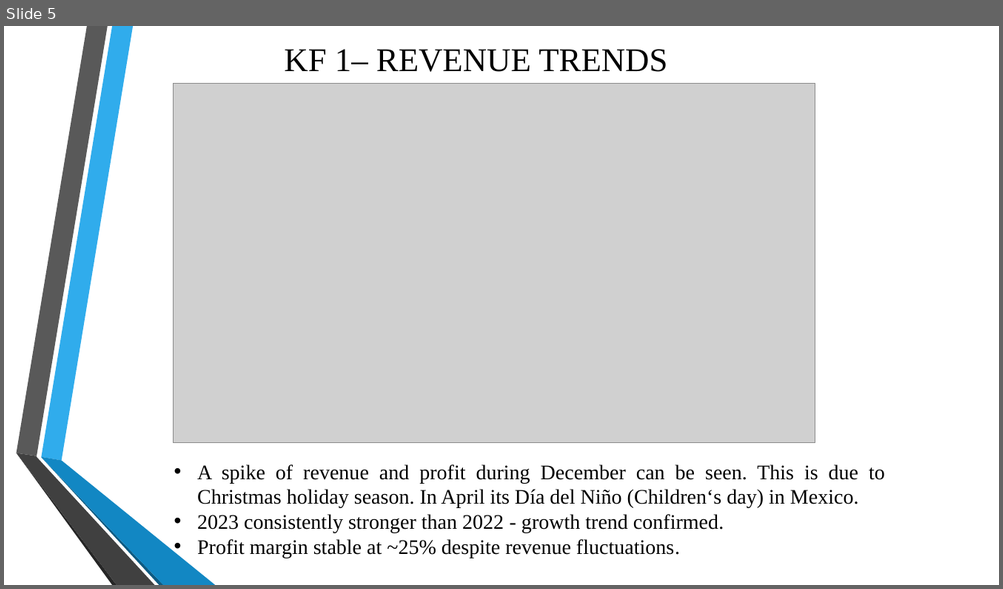
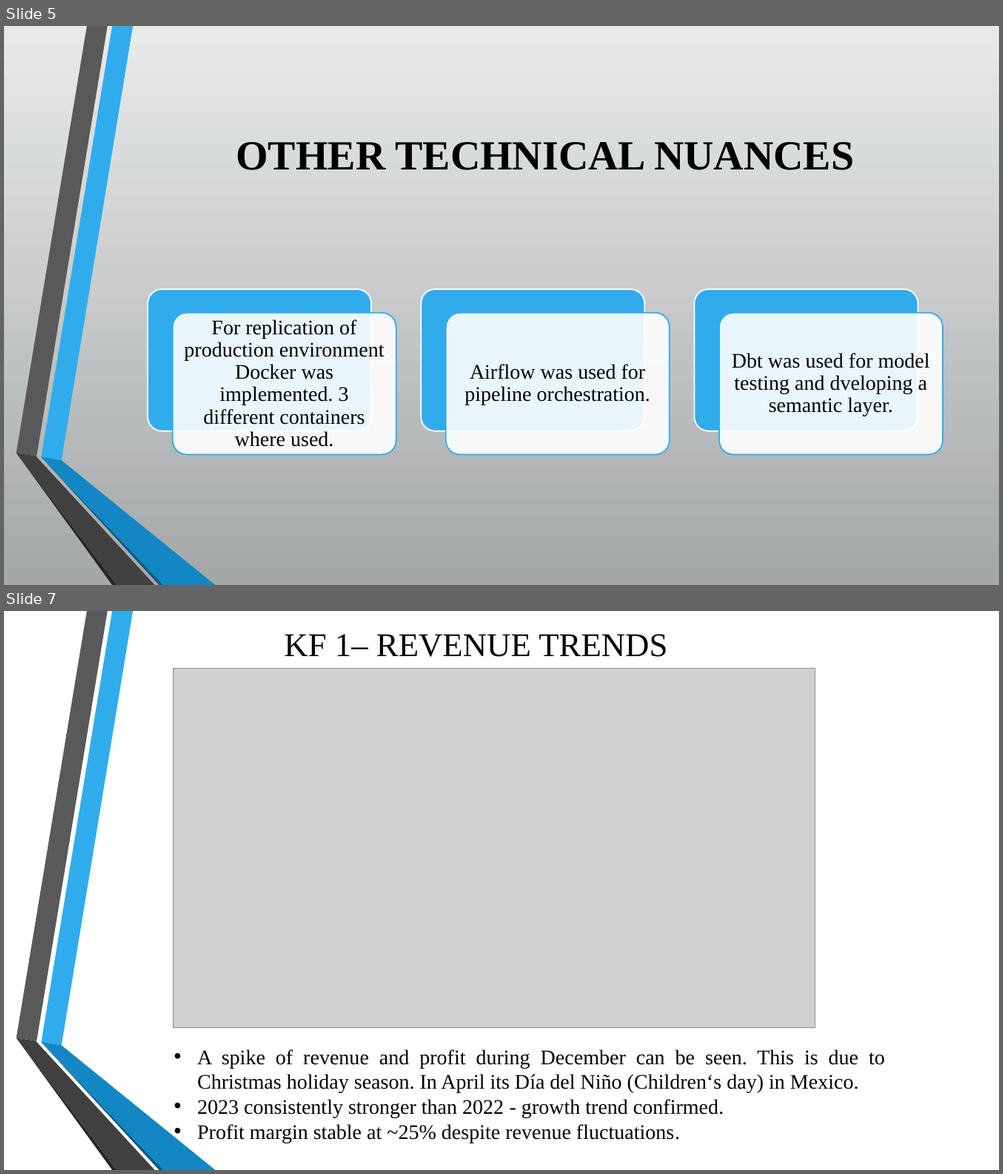
Before and after one commit to BenatrixB/data-portfolio-projects, a slide deck: deliverables/Maven_toys_report.pptx. Shown one above the other, each under a label of ours: slide 5 before the commit, slides 5 and 7 after it; the slides between them are not shown. The pictures are 1003x589 and 1003x1174 pixels, drawn with LibreOffice and Linux fonts; fonts in the diff are those of the drawing; grey boxes stand for pictures; background and template pictures are left out. Boxes give left, top, right and bottom in pixels: in the first picture for what was removed or moved away, otherwise in the second. Text is boxed around its words. In the diff, an @@ line names an element or a change of style, - is before the commit and + after.

```diff
--- a/deliverables/Maven_toys_report.pptx
+++ b/deliverables/Maven_toys_report.pptx
@@ slide 5 added at box(4, 26, 999, 585), background gradient #E9EAEB to #A5A8A9; not listed: 6 template elements that a slide beside it also shows @@
@@ title added at box(236, 142, 854, 170), 40 pt, text #000000, bold @@
+OTHER TECHNICAL NUANCES
@@ group added at box(148, 289, 942, 455): 6 rounded rectangles, 3 texts @@
+For replication of production environment Docker was implemented. 3 different containers where used.
+Airflow was used for pipeline orchestration.
+Dbt was used for model testing and dveloping a semantic layer.
@@ what was slide 5 is now slide 7 @@
```
Also in this commit, not shown: 3 slides changed, 7 other slides added, 15 other files.
